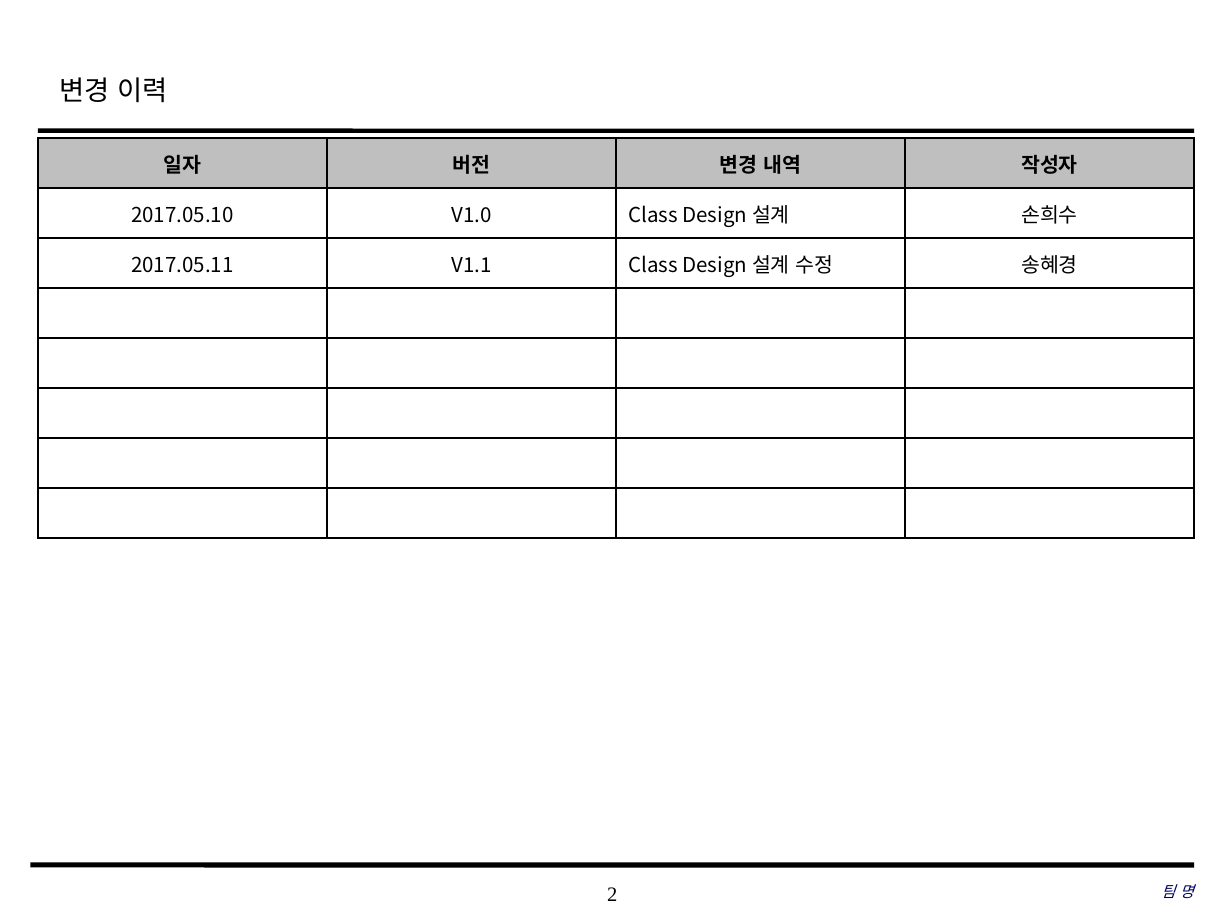
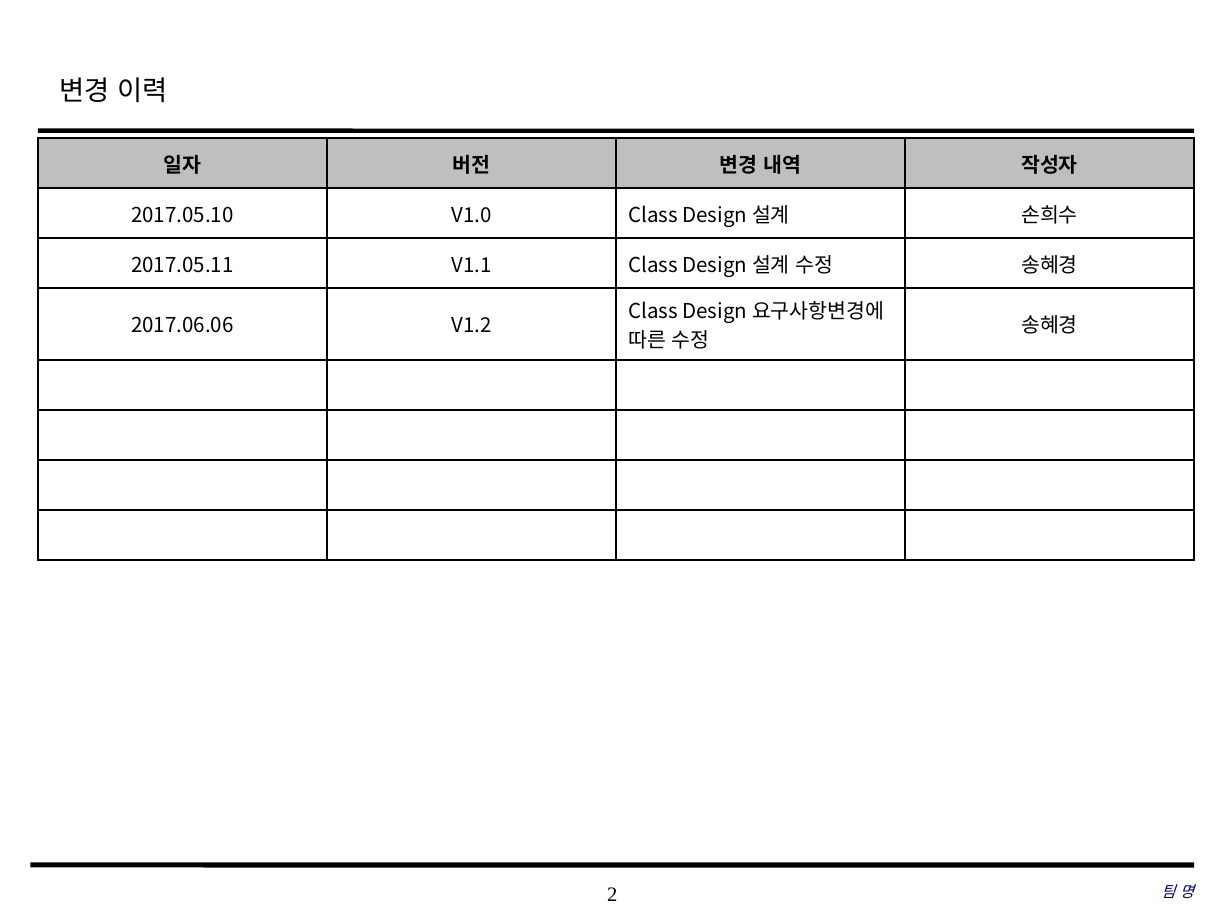
Before and after one commit to SE-admin/SE2017_5_mixharmony, a slide deck: slide 2 of doc/3_ 설계서/Class Design_05_penta.pptx. Drawn at 1232x924 pixels with LibreOffice and Linux fonts; fonts in the diff are those of the drawing; background and template pictures are left out. Boxes give left, top, right and bottom in pixels: in the first picture for what was removed or moved away, otherwise in the second. Text is boxed around its words. In the diff, an @@ line names an element or a change of style, - is before the commit and + after.

Commit message:
#913 / 완료 To do 항목 숨김, 보이기 기능에 대한 클래스설계서 내용 수정

```diff
--- a/doc/3_ 설계서/Class Design_05_penta.pptx
+++ b/doc/3_ 설계서/Class Design_05_penta.pptx
@@ table at [38, 138, 1196, 549] @@
+row 4: 2017.06.06 | V1.2 | Class Design 요구사항변경에 따른 수정 | 송혜경
-row 8:  |  |  | 
```
Also in this commit, not shown: 1 other slide changed, 3 other files.
